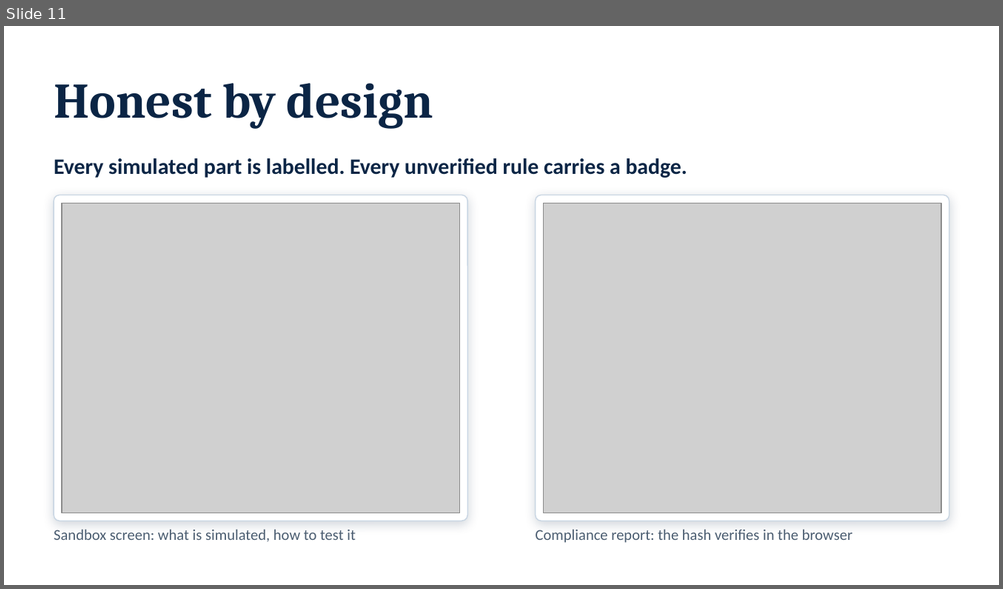
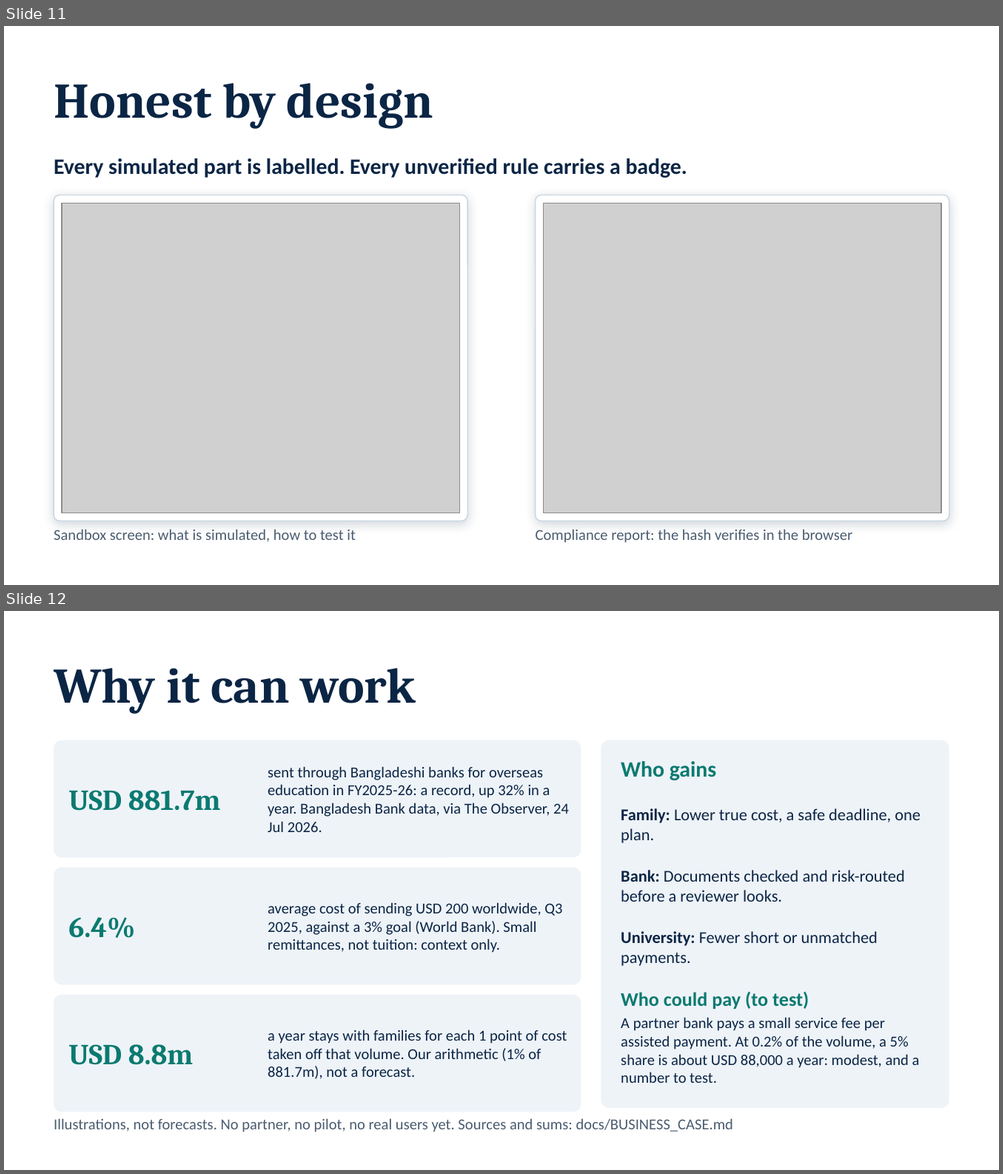
Before and after one commit to NoobCrow/StudyRoute, a slide deck: submission/StudyRoute_Deck.pptx. Shown one above the other, each under a label of ours: slide 11 before the commit, slides 11 and 12 after it. The pictures are 1003x589 and 1003x1174 pixels, drawn with LibreOffice and Linux fonts; fonts in the diff are those of the drawing; grey boxes stand for pictures. Boxes give left, top, right and bottom in pixels: in the first picture for what was removed or moved away, otherwise in the second. Text is boxed around its words. In the diff, an @@ line names an element or a change of style, - is before the commit and + after.

```diff
--- a/submission/StudyRoute_Deck.pptx
+++ b/submission/StudyRoute_Deck.pptx
@@ slide 12 added at [4,611,999,1170], background #FFFFFF @@
@@ title added at [54,668,415,714], 36 pt, text #0B2545, bold @@
+Why it can work
@@ rounded rectangle added at [54,741,581,857], fill #EEF3F8 @@
@@ rounded rectangle added at [600,741,949,1108], fill #EEF3F8 @@
@@ text added at [620,761,716,780], 16 pt, text #0B7A70, bold @@
+Who gains
@@ text added at [267,766,569,832], 11 pt, text #0B2545 @@
+sent through Bangladeshi banks for overseas education in FY2025-26: a record, up 32% in a year. Bangladesh Bank data, via The Observer, 24 Jul 2026.
@@ text added at [68,790,221,811], 21 pt, text #0B7A70, bold @@
+USD 881.7m
@@ text added at [620,809,920,843], 12 pt, text #0B2545 @@
+Family: Lower true cost, a safe deadline, one plan.
@@ rounded rectangle added at [54,868,581,985], fill #EEF3F8 @@
@@ text added at [620,870,905,902], 12 pt, text #0B2545 @@
+Bank: Documents checked and risk-routed before a reviewer looks.
@@ text added at [68,917,135,938], 21 pt, text #0B7A70, bold @@
+6.4%
@@ text added at [267,903,562,953], 11 pt, text #0B2545 @@
+average cost of sending USD 200 worldwide, Q3 2025, against a 3% goal (World Bank). Small remittances, not tuition: context only.
@@ text added at [620,931,877,966], 12 pt, text #0B2545 @@
+University: Fewer short or unmatched payments.
@@ rounded rectangle added at [54,995,581,1112], fill #EEF3F8 @@
@@ text added at [620,992,808,1009], 14 pt, text #0B7A70, bold @@
+Who could pay (to test)
@@ text added at [267,1030,566,1079], 11 pt, text #0B2545 @@
+a year stays with families for each 1 point of cost taken off that volume. Our arithmetic (1% of 881.7m), not a forecast.
@@ text added at [620,1017,919,1083], 11 pt, text #0B2545 @@
+A partner bank pays a small service fee per assisted payment. At 0.2% of the volume, a 5% share is about USD 88,000 a year: modest, and a number to test.
@@ text added at [68,1045,193,1065], 21 pt, text #0B7A70, bold @@
+USD 8.8m
@@ text added at [54,1119,733,1133], 11 pt, text #4A5C70 @@
+Illustrations, not forecasts. No partner, no pilot, no real users yet. Sources and sums: docs/BUSINESS_CASE.md
```
Also in this commit, not shown: 2 slides changed, 21 other files.
